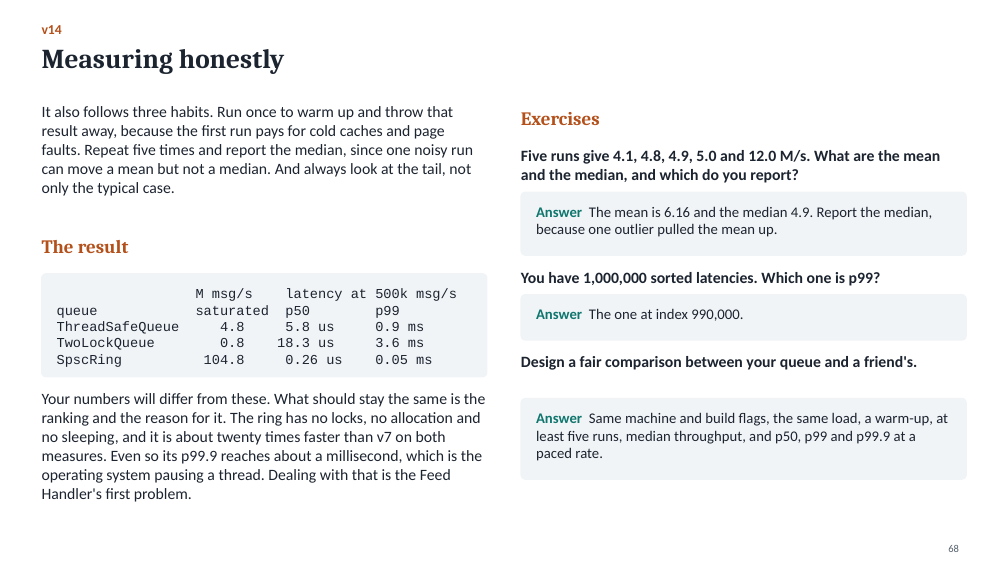
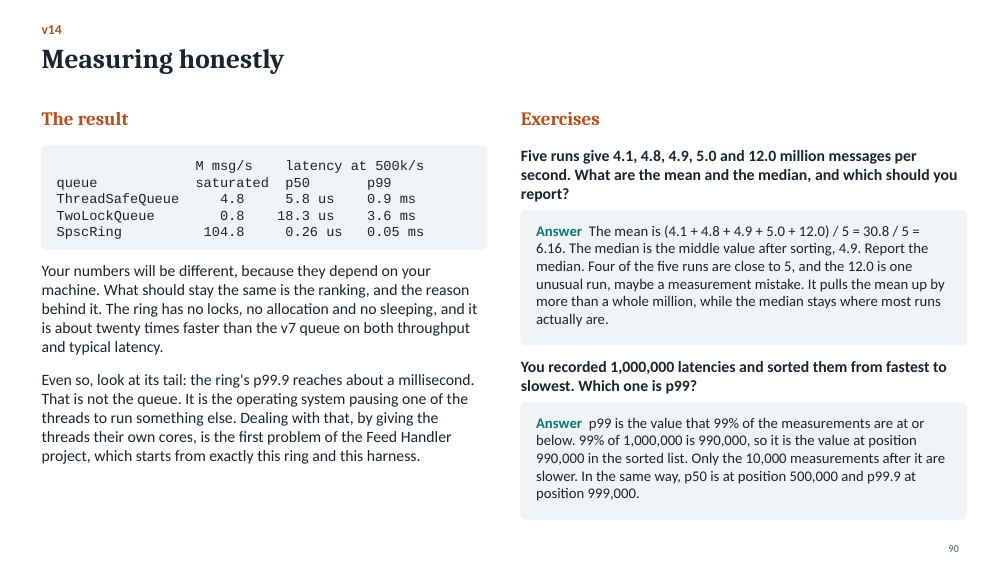
Before and after one commit to Kumarutkarsh9470/Project, a slide deck: slide 90 of Queue_Course.pptx (slide 68 before the commit). Drawn at 1008x567 pixels with LibreOffice and Linux fonts; fonts in the diff are those of the drawing. Boxes give left, top, right and bottom in pixels: in the first picture for what was removed or moved away, otherwise in the second. Text is boxed around its words. In the diff, an @@ line names an element or a change of style, - is before the commit and + after.

```diff
--- a/Queue_Course.pptx
+++ b/Queue_Course.pptx
@@ text "The result": place and size @@
-text "The result" at box(42, 240, 129, 253)
+text "The result" at box(42, 112, 129, 125)
@@ text removed at box(42, 106, 473, 196) @@
-It also follows three habits. Run once to warm up and throw that result away, because the first run pays for cold caches and page faults. Repeat five times and report the median, since one noisy run can move a mean but not a median. And always look at the tail, not only the typical case.
@@ rounded rectangle: place and size @@
-rounded rectangle at box(42, 274, 487, 377)
+rounded rectangle at box(42, 146, 487, 250)
@@ text "M msg/s latency at 500k/s": place and size @@
-text "M msg/s latency at 500k/s" at box(196, 288, 457, 364)
+text "M msg/s latency at 500k/s" at box(196, 161, 424, 236)
@@ text at box(196, 161, 424, 173): text changed @@
-M msg/s latency at 500k msg/s
+M msg/s latency at 500k/s
@@ text at box(521, 150, 957, 202): text changed @@
-Five runs give 4.1, 4.8, 4.9, 5.0 and 12.0 M/s. What are the mean and the median, and which do you report?
+Five runs give 4.1, 4.8, 4.9, 5.0 and 12.0 million messages per second. What are the mean and the median, and which should you report?
@@ rounded rectangle: place and size @@
-rounded rectangle at box(521, 192, 966, 256)
+rounded rectangle at box(521, 211, 966, 345)
@@ rounded rectangle at box(521, 211, 966, 345): proportions changed @@
@@ text at box(536, 225, 944, 327): text changed @@
-Answer The mean is 6.16 and the median 4.9. Report the median, because one outlier pulled the mean up.
+Answer The mean is (4.1 + 4.8 + 4.9 + 5.0 + 12.0) / 5 = 30.8 / 5 = 6.16. The median is the middle value after sorting, 4.9. Report the median. Four of the five runs are close to 5, and the 12.0 is one unusual run, maybe a measurement mistake. It pulls the mean up by more than a whole million, while the median stays where most runs actually are.
@@ text added at box(42, 265, 477, 355), 15 pt, text #1C2430 @@
+Your numbers will be different, because they depend on your machine. What should stay the same is the ranking, and the reason behind it. The ring has no locks, no allocation and no sleeping, and it is about twenty times faster than the v7 queue on both throughput and typical latency.
@@ text removed at box(521, 356, 917, 370) @@
-Design a fair comparison between your queue and a friend's.
@@ text at box(42, 374, 474, 464): text changed @@
-Your numbers will differ from these. What should stay the same is the ranking and the reason for it. The ring has no locks, no allocation and no sleeping, and it is about twenty times faster than v7 on both measures. Even so its p99.9 reaches about a millisecond, which is the operating system pausing a thread. Dealing with that is the Feed Handler's first problem.
+Even so, look at its tail: the ring's p99.9 reaches about a millisecond. That is not the queue. It is the operating system pausing one of the threads to run something else. Dealing with that, by giving the threads their own cores, is the first problem of the Feed Handler project, which starts from exactly this ring and this harness.
@@ text at box(521, 361, 947, 394): text changed @@
-You have 1,000,000 sorted latencies. Which one is p99?
+You recorded 1,000,000 latencies and sorted them from fastest to slowest. Which one is p99?
@@ rounded rectangle at box(521, 403, 966, 520): proportions changed @@
@@ rounded rectangle: place and size @@
-rounded rectangle at box(521, 295, 966, 340)
+rounded rectangle at box(521, 403, 966, 520)
@@ rounded rectangle removed at box(521, 399, 966, 479) @@
@@ text at box(536, 417, 945, 501): text changed @@
-Answer The one at index 990,000.
+Answer p99 is the value that 99% of the measurements are at or below. 99% of 1,000,000 is 990,000, so it is the value at position 990,000 in the sorted list. Only the 10,000 measurements after it are slower. In the same way, p50 is at position 500,000 and p99.9 at position 999,000.
@@ text removed at box(536, 412, 948, 461) @@
-Answer Same machine and build flags, the same load, a warm-up, at least five runs, median throughput, and p50, p99 and p99.9 at a paced rate.
@@ page number at box(948, 545, 959, 552): text changed @@
-68
+90
```
Also in this commit, not shown: 49 other slides changed, 37 slides added, 14 slides removed, 5 other files.
